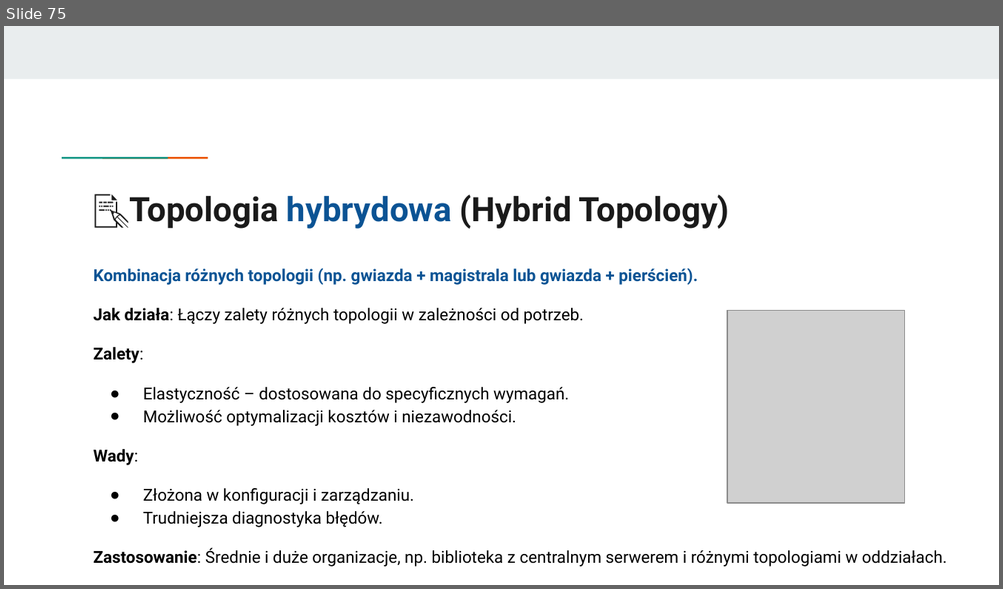
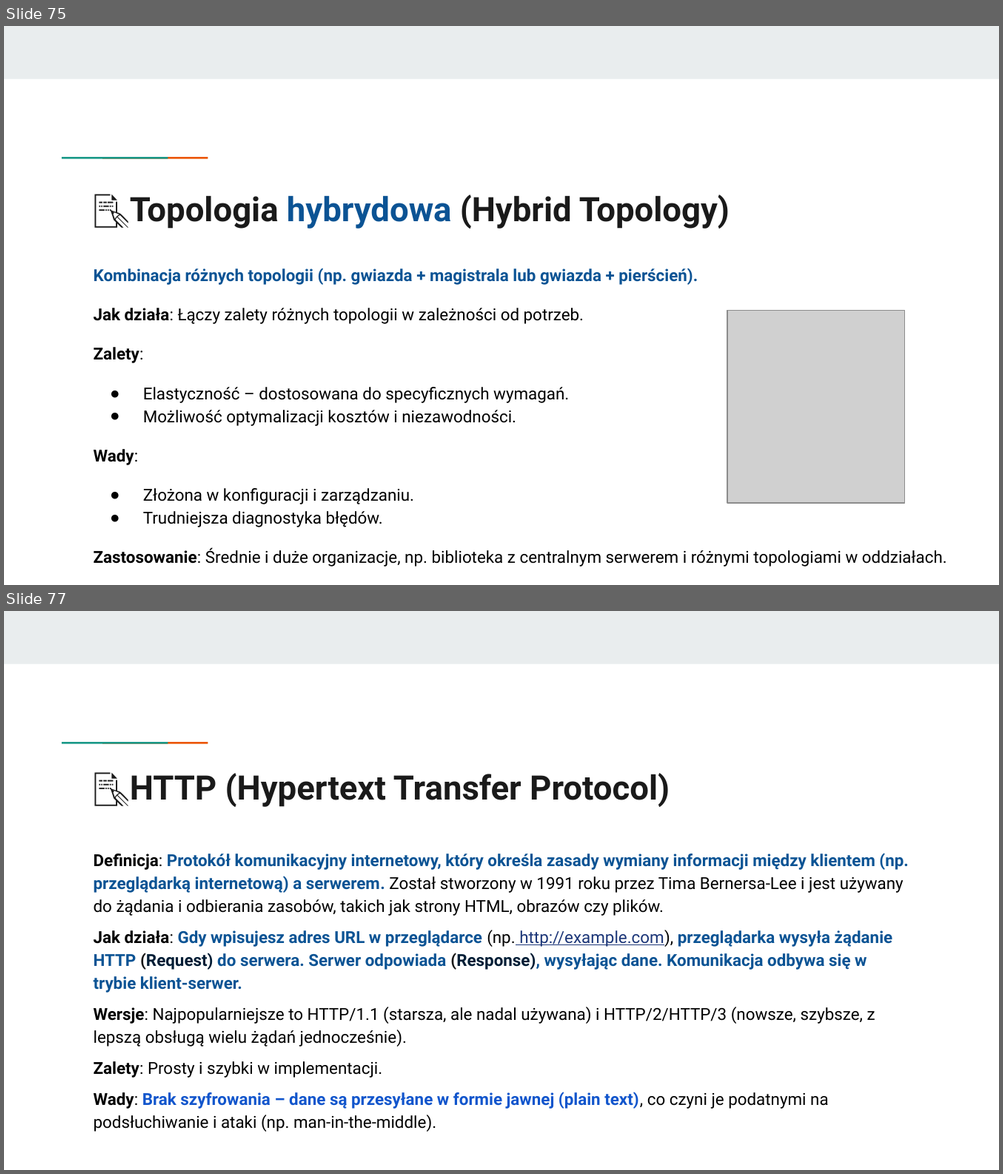
Before and after one commit to KasiaKasia/PRZEDMIOTY, a slide deck: ZASTOSOWANIE_INFORMATYKI/1A-gr_2/Zastosowanie informatyki - 1A gr. 2.pptx. Shown one above the other, each under a label of ours: slide 75 before the commit, slides 75 and 77 after it; the slides between them are not shown. The pictures are 1003x589 and 1003x1174 pixels, drawn with LibreOffice and Linux fonts; fonts in the diff are those of the drawing; grey boxes stand for pictures. Boxes give left, top, right and bottom in pixels: in the first picture for what was removed or moved away, otherwise in the second. Text is boxed around its words. In the diff, an @@ line names an element or a change of style, - is before the commit and + after.

```diff
--- a/ZASTOSOWANIE_INFORMATYKI/1A-gr_2/Zastosowanie informatyki - 1A gr. 2.pptx
+++ b/ZASTOSOWANIE_INFORMATYKI/1A-gr_2/Zastosowanie informatyki - 1A gr. 2.pptx
@@ slide 77 added at [4, 611, 999, 1170], background #FFFFFF; not listed: 3 template elements that a slide beside it also shows @@
@@ title added at [130, 773, 669, 807], 24.4 pt, text #1A1A1A, bold @@
+📝HTTP (Hypertext Transfer Protocol)
@@ text added at [94, 853, 908, 1132], 12 pt, text #000000, bold @@
+Definicja: Protokół komunikacyjny internetowy, który określa zasady wymiany informacji między klientem (np. przeglądarką internetową) a serwerem. Został stworzony w 1991 roku przez Tima Bernersa-Lee i jest używany do żądania i odbierania zasobów, takich jak strony HTML, obrazów czy plików.
+Jak działa: Gdy wpisujesz adres URL w przeglądarce (np. http://example.com), przeglądarka wysyła żądanie HTTP (Request) do serwera. Serwer odpowiada (Response), wysyłając dane. Komunikacja odbywa się w trybie klient-serwer.
+Wersje: Najpopularniejsze to HTTP/1.1 (starsza, ale nadal używana) i HTTP/2/HTTP/3 (nowsze, szybsze, z lepszą obsługą wielu żądań jednocześnie).
+Zalety: Prosty i szybki w implementacji.
+Wady: Brak szyfrowania – dane są przesyłane w formie jawnej (plain text), co czyni je podatnymi na podsłuchiwanie i ataki (np. man-in-the-middle).
```
Also in this commit, not shown: 4 other slides added, 1 other file.
